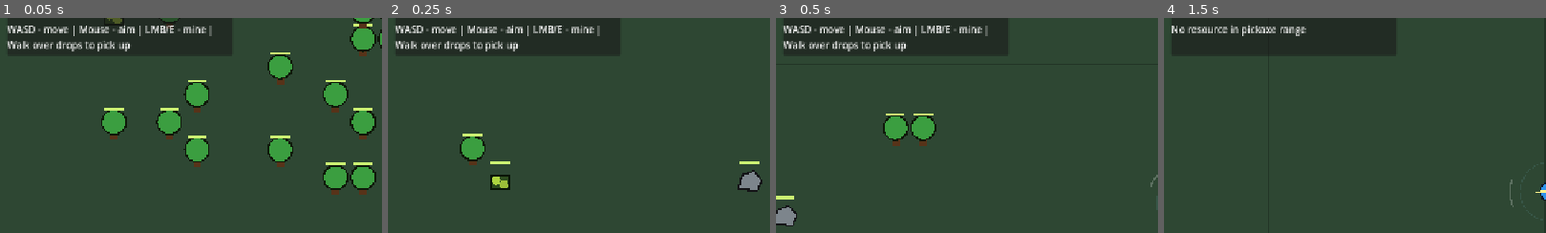
Above: before the commit, frames 1-4 (left to right).
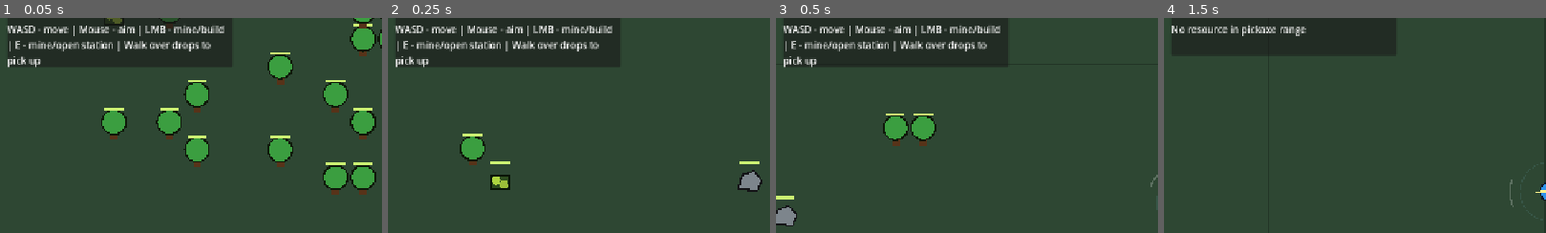
Above: after the commit, the same moments.

Repository: ProninNikita/game-idk
Game: Godot game, scene res://scenes/main/main.tscn
The game is run twice, just before and just after one commit, with the same random seed, the same clock (stepped at 60 frames per second) and the same inputs.
Inputs (mouse positions are % of the whole screen's width and height, from its top left):
- Up to frame 1 (0.05 s): no input
- Up to frame 2 (0.25 s): no input
- Up to frame 3 (0.5 s): no input
- Up to frame 4 (1.5 s): tap Enter at 0.5 s; move the mouse to (72, 45) at 0.52 s; hold D (move_right) 0.53-1.28 s; click (72, 45) at 0.6 s; tap E (interact) at 0.8, 1.35 s; move the mouse to (30, 55) at 1.27 s; hold S (move_down) from 1.28 s (still down)
The pictures show only the part of the screen within x 0-50%, y 14-64%; the shares and areas given below are measured in that part.

The runs differ from the first frame. In frame 1, 4.6% of the frame differs, in the area x 2-61%, y 3-24%; in frame 2, 4.6%; in frame 3, 4.4%; in frame 4, nothing differs.

Commit message:
Add station crafting and fence placement

Diff:
--- /dev/null
+++ b/scenes/buildings/fence.tscn
@@ -0,0 +1,14 @@
+[gd_scene load_steps=3 format=3]
+
+[ext_resource type="Script" path="res://scripts/buildings/building_instance.gd" id="1"]
+
+[sub_resource type="RectangleShape2D" id="RectangleShape2D_fence"]
+size = Vector2(32, 32)
+
+[node name="Fence" type="StaticBody2D"]
+collision_layer = 1
+collision_mask = 1
+script = ExtResource("1")
+
+[node name="CollisionShape2D" type="CollisionShape2D" parent="."]
+shape = SubResource("RectangleShape2D_fence")
--- a/scripts/buildings/building_instance.gd
+++ b/scripts/buildings/building_instance.gd
@@ -1,5 +1,50 @@
 extends StaticBody2D
 class_name BuildingInstance
+
+signal craft_completed(station: Node, recipe: Dictionary)
+signal crafting_changed(station: Node)
+
+const CRAFT_DURATION: float = 10.0
+const STATION_RECIPES: Dictionary = {
+	&"furnace": [
+		{
+			"id": &"coal_from_wood",
+			"display_name": "Coal",
+			"inputs": {&"wood": 2},
+			"output_item_id": &"coal",
+			"output_amount": 1,
+			"duration": CRAFT_DURATION,
+		},
+		{
+			"id": &"iron_ingot_from_ore",
+			"display_name": "Iron Ingot",
+			"inputs": {&"ore": 1, &"coal": 1},
+			"output_item_id": &"iron_ingot",
+			"output_amount": 1,
+			"duration": CRAFT_DURATION,
+		},
+	],
+	&"forge": [
+		{
+			"id": &"iron_armor",
+			"display_name": "Iron Armor",
+			"inputs": {&"iron_ingot": 10},
+			"output_item_id": &"iron_armor",
+			"output_amount": 1,
+			"duration": CRAFT_DURATION,
+		},
+	],
+	&"workbench": [
+		{
+			"id": &"fence",
+			"display_name": "Fence",
+			"inputs": {&"wood": 5},
+			"output_item_id": &"fence",
+			"output_amount": 1,
+			"duration": CRAFT_DURATION,
+		},
+	],
+}
 
 var building_id: StringName = &"building"
 var display_name: String = "Building"
@@ -7,14 +52,39 @@
 var grid_position: Vector2i = Vector2i.ZERO
 var tile_size: int = 32
 var debug_color: Color = Color(0.55, 0.52, 0.48)
+var _active_recipe_id: StringName = &""
+var _craft_time_left: float = 0.0
+var _craft_duration: float = 0.0
 
 @onready var collision_shape: CollisionShape2D = $CollisionShape2D
 
 
 func _ready() -> void:
 	add_to_group("buildings")
+	set_process(false)
 	_apply_collision_shape()
 	queue_redraw()
+
+
+func _process(delta: float) -> void:
+	if _active_recipe_id == &"":
+		set_process(false)
+		return
+
+	_craft_time_left = maxf(0.0, _craft_time_left - delta)
+	queue_redraw()
+
+	if _craft_time_left > 0.0:
+		return
+
+	var recipe: Dictionary = get_recipe(_active_recipe_id)
+	var completed_recipe: Dictionary = recipe.duplicate(true)
+	_active_recipe_id = &""
+	_craft_time_left = 0.0
+	_craft_duration = 0.0
+	set_process(false)
+	crafting_changed.emit(self)
+	craft_completed.emit(self, completed_recipe)
 
 
 func setup(new_id: StringName, new_display_name: String, new_grid_position: Vector2i, new_footprint: Vector2i, new_tile_size: int, color: Color) -> void:
@@ -32,6 +102,68 @@
 	if is_inside_tree():
 		_apply_collision_shape()
 		queue_redraw()
+
+
+func has_station_recipes() -> bool:
+	return not get_recipes().is_empty()
+
+
+func get_recipes() -> Array:
+	if not STATION_RECIPES.has(building_id):
+		return []
+	return STATION_RECIPES[building_id] as Array
+
+
+func get_recipe(recipe_id: StringName) -> Dictionary:
+	for recipe_value: Variant in get_recipes():
+		var recipe: Dictionary = recipe_value as Dictionary
+		if StringName(recipe.get("id", &"")) == recipe_id:
+			return recipe
+	return {}
+
+
+func is_crafting() -> bool:
+	return _active_recipe_id != &""
+
+
+func start_craft(recipe_id: StringName) -> bool:
+	if is_crafting():
+		return false
+
+	var recipe: Dictionary = get_recipe(recipe_id)
+	if recipe.is_empty():
+		return false
+
+	_active_recipe_id = recipe_id
+	_craft_duration = float(recipe.get("duration", CRAFT_DURATION))
+	_craft_time_left = _craft_duration
+	set_process(true)
+	crafting_changed.emit(self)
+	queue_redraw()
+	return true
+
+
+func get_craft_progress() -> float:
+	if _active_recipe_id == &"" or _craft_duration <= 0.0:
+		return 0.0
+	return clampf(1.0 - (_craft_time_left / _craft_duration), 0.0, 1.0)
+
+
+func get_station_snapshot() -> Dictionary:
+	var recipes: Array = []
+	for recipe_value: Variant in get_recipes():
+		var recipe: Dictionary = recipe_value as Dictionary
+		recipes.append(recipe.duplicate(true))
+
+	return {
+		"building_id": building_id,
+		"display_name": display_name,
+		"recipes": recipes,
+		"active_recipe_id": _active_recipe_id,
+		"craft_time_left": _craft_time_left,
+		"craft_duration": _craft_duration,
+		"craft_progress": get_craft_progress(),
+	}
 
 
 func _apply_collision_shape() -> void:
@@ -68,3 +200,12 @@
 		draw_line(Vector2(-16.0, 10.0), Vector2(-16.0, 22.0), Color(0.16, 0.09, 0.04), 3.0)
 		draw_line(Vector2(16.0, 10.0), Vector2(16.0, 22.0), Color(0.16, 0.09, 0.04), 3.0)
 		draw_circle(Vector2(12.0, -2.0), 4.0, Color(0.72, 0.74, 0.78))
+	elif building_id == &"fence":
+		draw_line(Vector2(-12.0, -12.0), Vector2(-12.0, 12.0), Color(0.20, 0.11, 0.05), 4.0)
+		draw_line(Vector2(12.0, -12.0), Vector2(12.0, 12.0), Color(0.20, 0.11, 0.05), 4.0)
+		draw_line(Vector2(-15.0, -5.0), Vector2(15.0, -5.0), Color(0.34, 0.20, 0.10), 4.0)
+		draw_line(Vector2(-15.0, 7.0), Vector2(15.0, 7.0), Color(0.34, 0.20, 0.10), 4.0)
+
+	if _active_recipe_id != &"":
+		var progress_radius: float = maxf(size.x, size.y) * 0.38
+		draw_arc(Vector2.ZERO, progress_radius, -PI * 0.5, -PI * 0.5 + TAU * get_craft_progress(), 24, Color(0.95, 0.78, 0.20), 4.0)
--- a/scripts/main/main.gd
+++ b/scripts/main/main.gd
@@ -14,12 +14,17 @@
 	player.connect("inventory_changed", Callable(hud, "set_inventory"))
 	player.connect("inventory_slots_changed", Callable(hud, "set_inventory_slots"))
 	player.connect("action_hint_changed", Callable(hud, "set_hint"))
+	player.connect("station_opened", Callable(hud, "show_station"))
+	player.connect("station_updated", Callable(hud, "update_station"))
+	player.connect("station_closed", Callable(hud, "hide_station"))
 	hud.connect("build_requested", Callable(player, "start_building_placement"))
+	hud.connect("station_recipe_requested", Callable(player, "start_station_recipe"))
+	hud.connect("station_close_requested", Callable(player, "close_station_ui"))
 
 	hud.call("set_world_info", world.get("map_size"), world.call("get_resource_count"))
 	hud.call("set_inventory", player.call("get_inventory_snapshot"))
 	hud.call("set_inventory_slots", player.call("get_inventory_slots_snapshot"))
-	hud.call("set_hint", "WASD - move | Mouse - aim | LMB/E - mine | Walk over drops to pick up")
+	hud.call("set_hint", "WASD - move | Mouse - aim | LMB - mine/build | E - mine/open station | Walk over drops to pick up")
 
 
 func _ensure_input_actions() -> void:
--- a/scripts/player/player_controller.gd
+++ b/scripts/player/player_controller.gd
@@ -4,6 +4,9 @@
 signal inventory_changed(items: Dictionary)
 signal inventory_slots_changed(slots: Array)
 signal action_hint_changed(text: String)
+signal station_opened(snapshot: Dictionary)
+signal station_updated(snapshot: Dictionary)
+signal station_closed()
 
 @export var move_speed: float = 220.0
 @export var attack_range: float = 46.0
@@ -12,6 +15,7 @@
 @export var pickup_radius: float = 34.0
 @export var pickup_interval: float = 0.12
 @export var build_range: float = 128.0
+@export var station_interact_range: float = 112.0
 
 @onready var inventory: InventoryComponent = $Inventory
 @onready var camera: Camera2D = $Camera2D
@@ -29,15 +33,20 @@
 		&"wood": 2,
 		&"stone": 1,
 	},
+	&"fence": {
+		&"fence": 1,
+	},
 }
 
 var world_bounds: Rect2 = Rect2()
 var facing: Vector2 = Vector2.DOWN
 var world: Node = null
 var pending_building_id: StringName = &""
+var active_station: BuildingInstance = null
 var _cooldown_left: float = 0.0
 var _last_hint_time: float = 0.0
 var _pickup_left: float = 0.0
+var _station_update_left: float = 0.0
 
 
 func _ready() -> void:
@@ -50,6 +59,7 @@
 	_cooldown_left = max(0.0, _cooldown_left - delta)
 	_last_hint_time = max(0.0, _last_hint_time - delta)
 	_pickup_left = max(0.0, _pickup_left - delta)
+	_station_update_left = max(0.0, _station_update_left - delta)
 
 	var input_vector: Vector2 = Input.get_vector("move_left", "move_right", "move_up", "move_down")
 	velocity = input_vector * move_speed
@@ -65,11 +75,18 @@
 
 	if pending_building_id != &"" and Input.is_action_just_pressed("attack"):
 		_try_place_pending_building()
-	elif Input.is_action_just_pressed("attack") or Input.is_action_just_pressed("interact"):
+	elif Input.is_action_just_pressed("interact"):
+		if not _try_open_station():
+			_try_harvest()
+	elif Input.is_action_just_pressed("attack"):
 		_try_harvest()
 
 	if pending_building_id != &"" and Input.is_action_just_pressed("ui_cancel"):
 		cancel_building_placement()
+
+	if active_station != null and _station_update_left <= 0.0:
+		_station_update_left = 0.15
+		_refresh_active_station_ui()
 
 
 func set_world(new_world: Node) -> void:
@@ -118,6 +135,44 @@
 	pending_building_id = &""
 	_emit_temporary_hint("Building placement canceled")
 	queue_redraw()
+
+
+func close_station_ui() -> void:
+	active_station = null
+	station_closed.emit()
+
+
+func start_station_recipe(recipe_id: StringName) -> void:
+	if active_station == null or not is_instance_valid(active_station):
+		close_station_ui()
+		_emit_temporary_hint("No station selected")
+		return
+	if active_station.is_crafting():
+		_emit_temporary_hint("%s is already crafting" % active_station.display_name)
+		_refresh_active_station_ui()
+		return
+
+	var recipe: Dictionary = active_station.get_recipe(recipe_id)
+	if recipe.is_empty():
+		_emit_temporary_hint("Unknown recipe")
+		_refresh_active_station_ui()
+		return
+	if not _has_recipe_inputs(recipe):
+		_emit_temporary_hint("Need %s" % _format_recipe_inputs(recipe))
+		_refresh_active_station_ui()
+		return
+
+	_pay_recipe_inputs(recipe)
+	var started: bool = active_station.start_craft(recipe_id)
+	if not started:
+		_refund_recipe_inputs(recipe)
+		_emit_temporary_hint("Could not start crafting")
+		_refresh_active_station_ui()
+		return
+
+	_emit_temporary_hint("Crafting %s" % String(recipe.get("display_name", "item")))
+	inventory_slots_changed.emit(inventory.get_slots())
+	_refresh_active_station_ui()
 
 
 func _try_harvest() -> void:
@@ -173,6 +228,51 @@
 	queue_redraw()
 
 
+func _try_open_station() -> bool:
+	var station: BuildingInstance = _find_station_target()
+	if station == null:
+		return false
+
+	active_station = station
+	_ensure_station_connected(station)
+	station_opened.emit(_build_station_snapshot(station))
+	_emit_temporary_hint("Opened %s" % station.display_name)
+	return true
+
+
+func _find_station_target() -> BuildingInstance:
+	var mouse_position: Vector2 = get_global_mouse_position()
+	var best_station: BuildingInstance = null
+	var best_score: float = INF
+
+	for node: Node in get_tree().get_nodes_in_group("buildings"):
+		if not is_instance_valid(node):
+			continue
+		if not node is BuildingInstance:
+			continue
+
+		var station: BuildingInstance = node as BuildingInstance
+		if not station.has_station_recipes():
+			continue
+		if global_position.distance_to(station.global_position) > station_interact_range:
+			continue
+		if not _is_point_inside_building(station, mouse_position):
+			continue
+
+		var score: float = mouse_position.distance_squared_to(station.global_position)
+		if score < best_score:
+			best_score = score
+			best_station = station
+
+	return best_station
+
+
+func _is_point_inside_building(building: BuildingInstance, point: Vector2) -> bool:
+	var size: Vector2 = Vector2(float(building.footprint.x * building.tile_size), float(building.footprint.y * building.tile_size))
+	var rect: Rect2 = Rect2(building.global_position - size * 0.5, size).grow(6.0)
+	return rect.has_point(point)
+
+
 func _find_resource_target() -> HarvestableResourceNode:
 	var best_target: HarvestableResourceNode = null
 	var best_score: float = INF
@@ -274,6 +374,120 @@
 func _on_inventory_changed(items: Dictionary) -> void:
 	inventory_changed.emit(items)
 	inventory_slots_changed.emit(inventory.get_slots())
+
+
+func _ensure_station_connected(station: BuildingInstance) -> void:
+	var completed_callable: Callable = Callable(self, "_on_station_craft_completed")
+	if not station.craft_completed.is_connected(completed_callable):
+		station.craft_completed.connect(completed_callable)
+
+	var changed_callable: Callable = Callable(self, "_on_station_crafting_changed")
+	if not station.crafting_changed.is_connected(changed_callable):
+		station.crafting_changed.connect(changed_callable)
+
+
+func _refresh_active_station_ui() -> void:
+	if active_station == null:
+		return
+	if not is_instance_valid(active_station):
+		close_station_ui()
+		return
+
+	station_updated.emit(_build_station_snapshot(active_station))
+
+
+func _build_station_snapshot(station: BuildingInstance) -> Dictionary:
+	var snapshot: Dictionary = station.get_station_snapshot()
+	var recipes: Array = snapshot.get("recipes", []) as Array
+	var enhanced_recipes: Array = []
+	var active_recipe_id: StringName = StringName(snapshot.get("active_recipe_id", &""))
+
+	for recipe_value: Variant in recipes:
+		var recipe: Dictionary = recipe_value as Dictionary
+		var recipe_copy: Dictionary = recipe.duplicate(true)
+		var recipe_id: StringName = StringName(recipe_copy.get("id", &""))
+		recipe_copy["can_afford"] = _has_recipe_inputs(recipe_copy)
+		recipe_copy["is_active"] = recipe_id == active_recipe_id
+		enhanced_recipes.append(recipe_copy)
+
+	snapshot["recipes"] = enhanced_recipes
+	return snapshot
+
+
+func _has_recipe_inputs(recipe: Dictionary) -> bool:
+	var inputs: Dictionary = recipe.get("inputs", {}) as Dictionary
+	for item_id_value: Variant in inputs.keys():
+		var item_id: StringName = StringName(item_id_value)
+		var required: int = int(inputs[item_id_value])
+		if inventory.get_count(item_id) < required:
+			return false
+	return true
+
+
+func _pay_recipe_inputs(recipe: Dictionary) -> void:
+	var inputs: Dictionary = recipe.get("inputs", {}) as Dictionary
+	for item_id_value: Variant in inputs.keys():
+		var item_id: StringName = StringName(item_id_value)
+		var required: int = int(inputs[item_id_value])
+		inventory.remove_item(item_id, required)
+
+
+func _refund_recipe_inputs(recipe: Dictionary) -> void:
+	var inputs: Dictionary = recipe.get("inputs", {}) as Dictionary
+	for item_id_value: Variant in inputs.keys():
+		var item_id: StringName = StringName(item_id_value)
+		var amount: int = int(inputs[item_id_value])
+		var leftover: int = inventory.add_item_with_leftover(item_id, amount)
+		if leftover > 0 and world != null and world.has_method("spawn_ground_item"):
+			world.call("spawn_ground_item", item_id, leftover, global_position, _get_item_debug_color(item_id))
+
+
+func _format_recipe_inputs(recipe: Dictionary) -> String:
+	var inputs: Dictionary = recipe.get("inputs", {}) as Dictionary
+	var parts: Array[String] = []
+	for item_id_value: Variant in inputs.keys():
+		var item_id: StringName = StringName(item_id_value)
+		parts.append("%d %s" % [int(inputs[item_id_value]), _format_item_name(item_id)])
+	return ", ".join(parts)
+
+
+func _format_item_name(item_id: StringName) -> String:
+	return String(item_id).replace("_", " ").capitalize()
+
+
+func _get_item_debug_color(item_id: StringName) -> Color:
+	if item_id == &"coal":
+		return Color(0.08, 0.08, 0.08)
+	if item_id == &"iron_ingot":
+		return Color(0.72, 0.74, 0.76)
+	if item_id == &"iron_armor":
+		return Color(0.46, 0.50, 0.56)
+	if item_id == &"fence":
+		return Color(0.42, 0.24, 0.12)
+	return Color(0.92, 0.78, 0.28)
+
+
+func _on_station_crafting_changed(station: Node) -> void:
+	if active_station != null and station == active_station:
+		_refresh_active_station_ui()
+
+
+func _on_station_craft_completed(station: Node, recipe: Dictionary) -> void:
+	var output_item_id: StringName = StringName(recipe.get("output_item_id", &""))
+	var output_amount: int = int(recipe.get("output_amount", 1))
+	if output_item_id == &"" or output_amount <= 0:
+		return
+
+	var leftover: int = inventory.add_item_with_leftover(output_item_id, output_amount)
+	if leftover > 0 and world != null and world.has_method("spawn_ground_item"):
+		var drop_position: Vector2 = global_position
+		if station is Node2D:
+			drop_position = (station as Node2D).global_position
+		world.call("spawn_ground_item", output_item_id, leftover, drop_position, _get_item_debug_color(output_item_id))
+
+	_emit_temporary_hint("Crafted %s" % _format_item_name(output_item_id))
+	if active_station != null and station == active_station:
+		_refresh_active_station_ui()
 
 
 func _emit_temporary_hint(text: String) -> void:
--- a/scripts/ui/hud.gd
+++ b/scripts/ui/hud.gd
@@ -2,6 +2,8 @@
 class_name HearthlineHUD
 
 signal build_requested(building_id: StringName)
+signal station_recipe_requested(recipe_id: StringName)
+signal station_close_requested()
 
 const TOOLBELT_SLOT_COUNT: int = 9
 
@@ -15,6 +17,10 @@
 var _building_content: VBoxContainer
 var _upgrades_content: VBoxContainer
 var _main_menu_content: VBoxContainer
+var _station_window: PanelContainer
+var _station_title: Label
+var _station_status: Label
+var _station_recipe_list: VBoxContainer
 var _toolbelt_labels: Array[Label] = []
 var _inventory_labels: Array[Label] = []
 
@@ -23,12 +29,16 @@
 	_build_status_panel()
 	_build_toolbelt()
 	_build_inventory_window()
+	_build_station_window()
 
 
 func _input(event: InputEvent) -> void:
 	if event.is_action_pressed("inventory"):
 		toggle_inventory_window()
 		get_viewport().set_input_as_handled()
+	elif event.is_action_pressed("ui_cancel") and _station_window != null and _station_window.visible:
+		station_close_requested.emit()
+		get_viewport().set_input_as_handled()
 
 
 func set_world_info(map_size: Vector2i, resource_count: int) -> void:
@@ -65,6 +75,28 @@
 	if _hint_label == null:
 		return
 	_hint_label.text = text
+
+
+func show_station(snapshot: Dictionary) -> void:
+	if _station_window == null:
+		return
+	if _inventory_window != null:
+		_inventory_window.visible = false
+
+	_station_window.visible = true
+	_render_station(snapshot)
+
+
+func update_station(snapshot: Dictionary) -> void:
+	if _station_window == null or not _station_window.visible:
+		return
+	_render_station(snapshot)
+
+
+func hide_station() -> void:
+	if _station_window == null:
+		return
+	_station_window.visible = false
 
 
 func toggle_inventory_window() -> void:
@@ -207,6 +239,54 @@
 	_select_category(&"inventory")
 
 
+func _build_station_window() -> void:
+	_station_window = PanelContainer.new()
+	_station_window.visible = false
+	_station_window.anchor_left = 0.5
+	_station_window.anchor_top = 0.5
+	_station_window.anchor_right = 0.5
+	_station_window.anchor_bottom = 0.5
+	_station_window.offset_left = -280.0
+	_station_window.offset_top = -220.0
+	_station_window.offset_right = 280.0
+	_station_window.offset_bottom = 220.0
+	add_child(_station_window)
+
+	var margin: MarginContainer = MarginContainer.new()
+	margin.add_theme_constant_override("margin_left", 14)
+	margin.add_theme_constant_override("margin_top", 14)
+	margin.add_theme_constant_override("margin_right", 14)
+	margin.add_theme_constant_override("margin_bottom", 14)
+	_station_window.add_child(margin)
+
+	var box: VBoxContainer = VBoxContainer.new()
+	box.add_theme_constant_override("separation", 10)
+	margin.add_child(box)
+
+	var header: HBoxContainer = HBoxContainer.new()
+	header.add_theme_constant_override("separation", 10)
+	box.add_child(header)
+
+	_station_title = Label.new()
+	_station_title.text = "Station"
+	_station_title.size_flags_horizontal = Control.SIZE_EXPAND_FILL
+	header.add_child(_station_title)
+
+	var close_button: Button = Button.new()
+	close_button.text = "Close"
+	close_button.pressed.connect(_request_station_close)
+	header.add_child(close_button)
+
+	_station_status = Label.new()
+	_station_status.text = "Ready"
+	_station_status.autowrap_mode = TextServer.AUTOWRAP_WORD_SMART
+	box.add_child(_station_status)
+
+	_station_recipe_list = VBoxContainer.new()
+	_station_recipe_list.add_theme_constant_override("separation", 8)
+	box.add_child(_station_recipe_list)
+
+
 func _build_inventory_content() -> VBoxContainer:
 	var box: VBoxContainer = VBoxContainer.new()
 	box.add_theme_constant_override("separation", 10)
@@ -248,6 +328,7 @@
 	_add_building_slot(building_grid, &"furnace", "Furnace", "Cost: 2 stone, 1 wood\nSize: 2x2")
 	_add_building_slot(building_grid, &"forge", "Forge", "Cost: 4 stone, 2 ore\nSize: 2x2")
 	_add_building_slot(building_grid, &"workbench", "Workbench", "Cost: 2 wood, 1 stone\nSize: 2x2")
+	_add_building_slot(building_grid, &"fence", "Fence", "Cost: 1 fence\nSize: 1x1")
 	return box
 
 
@@ -313,6 +394,107 @@
 	build_requested.emit(building_id)
 	if _inventory_window != null:
 		_inventory_window.visible = false
+
+
+func _request_station_recipe(recipe_id: StringName) -> void:
+	station_recipe_requested.emit(recipe_id)
+
+
+func _request_station_close() -> void:
+	station_close_requested.emit()
+
+
+func _render_station(snapshot: Dictionary) -> void:
+	if _station_title == null or _station_status == null or _station_recipe_list == null:
+		return
+
+	var station_name: String = String(snapshot.get("display_name", "Station"))
+	var active_recipe_id: StringName = StringName(snapshot.get("active_recipe_id", &""))
+	var time_left: float = float(snapshot.get("craft_time_left", 0.0))
+	var progress: float = float(snapshot.get("craft_progress", 0.0))
+	_station_title.text = station_name
+
+	if active_recipe_id == &"":
+		_station_status.text = "Ready. Each craft takes 10 seconds."
+	else:
+		_station_status.text = "Crafting: %.1fs left" % time_left
+
+	_clear_children(_station_recipe_list)
+
+	var recipes: Array = snapshot.get("recipes", []) as Array
+	for recipe_value: Variant in recipes:
+		var recipe: Dictionary = recipe_value as Dictionary
+		_add_station_recipe_row(_station_recipe_list, recipe, active_recipe_id, progress)
+
+
+func _add_station_recipe_row(parent: VBoxContainer, recipe: Dictionary, active_recipe_id: StringName, station_progress: float) -> void:
+	var frame: PanelContainer = PanelContainer.new()
+	parent.add_child(frame)
+
+	var margin: MarginContainer = MarginContainer.new()
+	margin.add_theme_constant_override("margin_left", 10)
+	margin.add_theme_constant_override("margin_top", 8)
+	margin.add_theme_constant_override("margin_right", 10)
+	margin.add_theme_constant_override("margin_bottom", 8)
+	frame.add_child(margin)
+
+	var row: HBoxContainer = HBoxContainer.new()
+	row.add_theme_constant_override("separation", 10)
+	margin.add_child(row)
+
+	var info: VBoxContainer = VBoxContainer.new()
+	info.size_flags_horizontal = Control.SIZE_EXPAND_FILL
+	info.add_theme_constant_override("separation", 4)
+	row.add_child(info)
+
+	var title: Label = Label.new()
+	title.text = String(recipe.get("display_name", "Recipe"))
+	info.add_child(title)
+
+	var details: Label = Label.new()
+	details.autowrap_mode = TextServer.AUTOWRAP_WORD_SMART
+	details.text = "%s -> %s\nTime: 10s" % [_format_recipe_inputs(recipe), _format_recipe_output(recipe)]
+	info.add_child(details)
+
+	var recipe_id: StringName = StringName(recipe.get("id", &""))
+	var is_active: bool = recipe_id == active_recipe_id
+	if is_active:
+		var progress_bar: ProgressBar = ProgressBar.new()
+		progress_bar.min_value = 0.0
+		progress_bar.max_value = 100.0
+		progress_bar.value = station_progress * 100.0
+		info.add_child(progress_bar)
+
+	var button: Button = Button.new()
+	button.text = "Craft"
+	button.custom_minimum_size = Vector2(96.0, 44.0)
+	button.disabled = active_recipe_id != &"" or not bool(recipe.get("can_afford", false))
+	button.pressed.connect(Callable(self, "_request_station_recipe").bind(recipe_id))
+	row.add_child(button)
+
+
+func _format_recipe_inputs(recipe: Dictionary) -> String:
+	var inputs: Dictionary = recipe.get("inputs", {}) as Dictionary
+	var parts: Array[String] = []
+	for item_id_value: Variant in inputs.keys():
+		var item_id: StringName = StringName(item_id_value)
+		parts.append("%d %s" % [int(inputs[item_id_value]), _format_item_name(item_id)])
+	return ", ".join(parts)
+
+
+func _format_recipe_output(recipe: Dictionary) -> String:
+	var output_item_id: StringName = StringName(recipe.get("output_item_id", &""))
+	var output_amount: int = int(recipe.get("output_amount", 1))
+	return "%d %s" % [output_amount, _format_item_name(output_item_id)]
+
+
+func _format_item_name(item_id: StringName) -> String:
+	return String(item_id).replace("_", " ").capitalize()
+
+
+func _clear_children(parent: Node) -> void:
+	for child: Node in parent.get_children():
+		child.queue_free()
 
 
 func _build_placeholder_content(title_text: String, body_text: String) -> VBoxContainer:
--- a/scripts/world/world.gd
+++ b/scripts/world/world.gd
@@ -6,6 +6,7 @@
 const FURNACE_SCENE: PackedScene = preload("res://scenes/buildings/furnace.tscn")
 const FORGE_SCENE: PackedScene = preload("res://scenes/buildings/forge.tscn")
 const WORKBENCH_SCENE: PackedScene = preload("res://scenes/buildings/workbench.tscn")
+const FENCE_SCENE: PackedScene = preload("res://scenes/buildings/fence.tscn")
 
 const RESOURCE_DEFS: Dictionary = {
 	&"tree": {
@@ -60,6 +61,12 @@
 		"footprint": Vector2i(2, 2),
 		"scene": WORKBENCH_SCENE,
 		"color": Color(0.48, 0.31, 0.17),
+	},
+	&"fence": {
+		"display_name": "Fence",
+		"footprint": Vector2i(1, 1),
+		"scene": FENCE_SCENE,
+		"color": Color(0.39, 0.24, 0.12),
 	},
 }
 
Not shown, changed: CHANGELOG.md
Not shown, changed: TODO.md
Not shown, changed: docs/03-systems-design.md
Not shown, changed: docs/04-technical-design.md
Not shown, changed: docs/05-data-balance.md
Not shown, changed: docs/07-ui-ux.md
